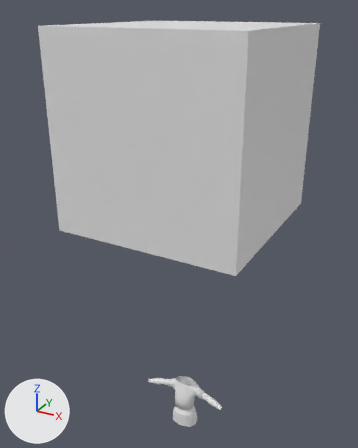
The Blender file cannon/source_assets/concepts/blaise.blend as it was, and as the next commit left it.
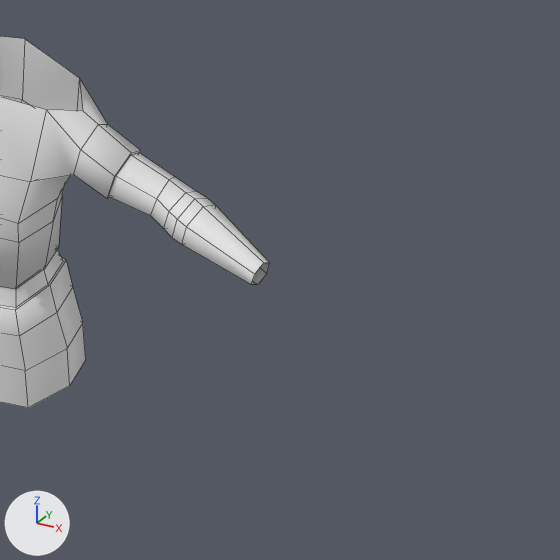
The first picture shows the older version from a 50 mm camera at (2.4, -4.57, 6.15) aimed at (-0.15, 0.07, 3.83). The close-ups show the older and then the newer version on the part from 52% to 73% of the width and 83% to 100% of the height of that picture. Only the edits that show in the close-ups are written down. Every picture has the same lights, and +X, +Y and +Z are marked at lower left. The close-ups show mesh edges as thin lines.
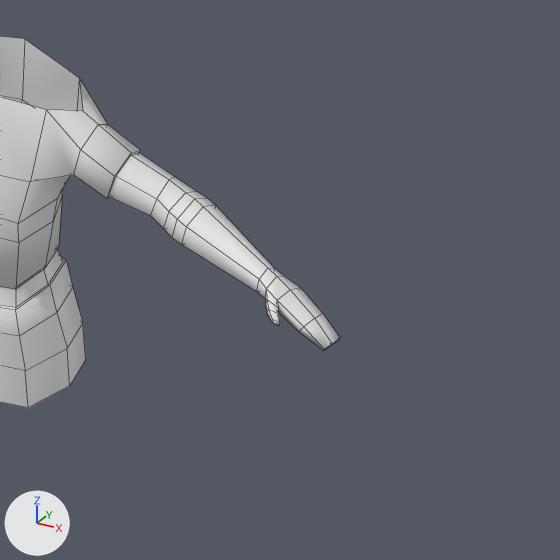
Changed parts and their boxes (x1, y1, x2, y2) in the close-ups (560 x 560 px):
'Cylinder', reshaped: before (0, 36, 270, 408); after (0, 36, 340, 408)
part 1 of me_cylinder_001, built on: before (181, 205, 270, 285); after (181, 205, 340, 350)

The edits, one by one:
me_cylinder_001 is used by ob_cylinder; location (0.0, 0.0, 0.0).
me_cylinder_001 had 103 vertices, 86 faces and spanned x 0.0..0.549, y -0.176..0.079, z 1.029..1.645.
me_cylinder_001 now has 139 vertices, 124 faces, 1 loose edge and spans x 0.0..0.701, y -0.176..0.079, z 1.029..1.645.
Part 1, on me_cylinder_001:
6 vertices move from x 0.534..0.549, y -0.096..-0.053, z 1.451..1.501 to x 0.546..0.559, y -0.101..-0.056, z 1.445..1.497.
36 vertices are added at x 0.567..0.701, y -0.151..-0.057, z 1.422..1.491.
1 loose edge is added.
38 new faces join them.
